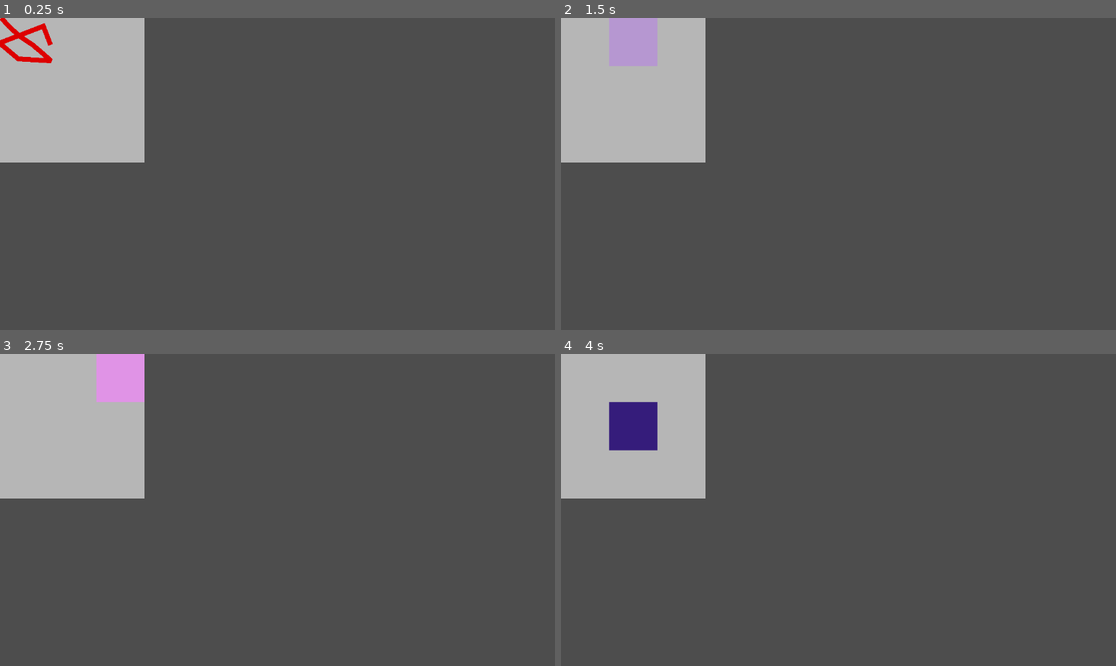
Above: before the commit, frames 1-4 (two rows, left to right).
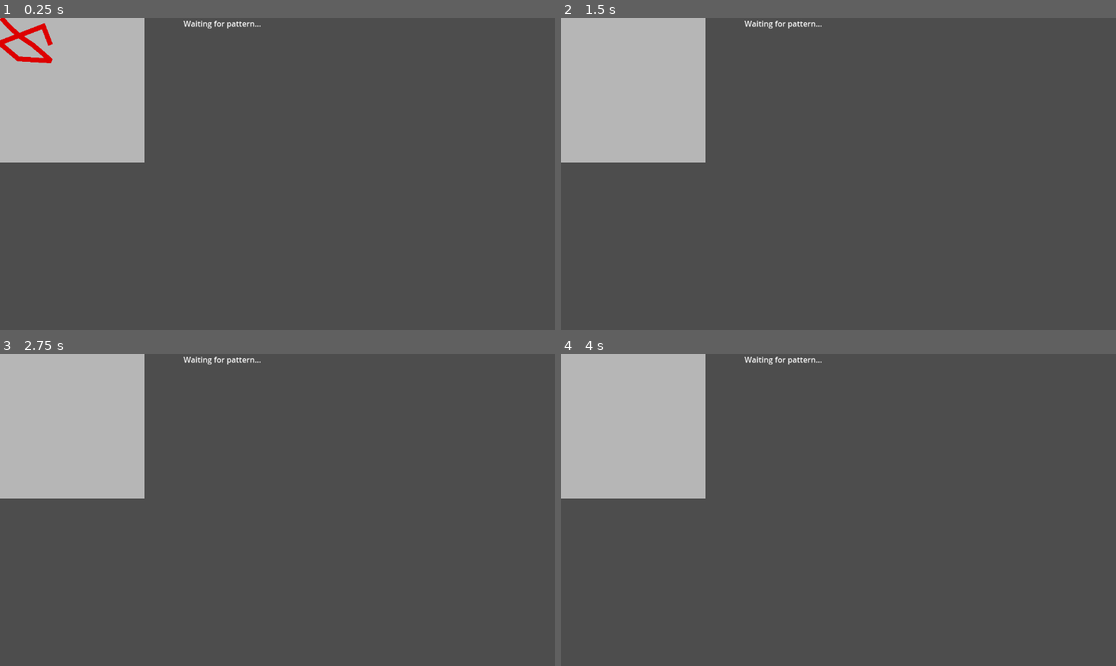
Above: after the commit, the same moments.

Repository: hhsaez/ld55
Game: Godot game, scene res://levels/duel/duel.tscn
Two runs of this game, one before a commit and one after it. Both use one fixed random seed, a clock stepped at 60 frames per second and the inputs below.
Inputs (mouse positions are in pixels of both pictures, inside the frame that each line leads up to):
- Up to frame 1 (0.25 s): no input
- Up to frame 2 (1.5 s): tap Enter at 0.5 s; move the mouse to (583, 42) at 0.52 s; click (583, 42) at 0.67 s; tap Space at 1.25 s; move the mouse to (633, 42) at 1.27 s; click (633, 42) at 1.42 s
- Up to frame 3 (2.75 s): tap Enter at 2 s; move the mouse to (122, 378) at 2.02 s; click (122, 378) at 2.17 s
- Up to frame 4 (4 s): tap Space at 2.75 s; move the mouse to (583, 425) at 2.77 s; click (583, 425) at 2.92 s; tap Enter at 3.5 s; move the mouse to (633, 425) at 3.52 s; click (633, 425) at 3.67 s

The runs differ from the first frame. In frame 1, 0.1% of the frame differs, in the area x 33-47%, y 0-4%; in frame 2, 1.5%; in frame 3, 1.5%; in frame 4, 1.5%, in the area x 8-47%, y 0-31%.

Commit message:
Positive and negative effects

Diff:
--- a/entities/grid/cell/cell.gd
+++ b/entities/grid/cell/cell.gd
@@ -1,4 +1,6 @@
 extends Node2D
+
+@export var debug = false
 
 signal hovered(which: Node2D)
 
@@ -21,7 +23,7 @@
 	color_rect.visible = false
 
 func _process(delta):
-	color_rect.visible = is_mouse_hovering
+	color_rect.visible = debug and is_mouse_hovering
 	if is_mouse_hovering and Input.is_mouse_button_pressed(MOUSE_BUTTON_LEFT):
 		hovered.emit(self)
 
--- a/entities/grid/grid.tscn
+++ b/entities/grid/grid.tscn
@@ -12,38 +12,38 @@
 mouse_filter = 2
 color = Color(0.713726, 0.713726, 0.713726, 1)
 
-[node name="Cell1" parent="." instance=ExtResource("1_b3oe1")]
+[node name="A" parent="." instance=ExtResource("1_b3oe1")]
 
-[node name="Cell2" parent="." instance=ExtResource("1_b3oe1")]
+[node name="B" parent="." instance=ExtResource("1_b3oe1")]
 position = Vector2(100, 0)
 
-[node name="Cell3" parent="." instance=ExtResource("1_b3oe1")]
+[node name="C" parent="." instance=ExtResource("1_b3oe1")]
 position = Vector2(200, 0)
 
-[node name="Cell4" parent="." instance=ExtResource("1_b3oe1")]
+[node name="D" parent="." instance=ExtResource("1_b3oe1")]
 position = Vector2(0, 100)
 
-[node name="Cell5" parent="." instance=ExtResource("1_b3oe1")]
+[node name="E" parent="." instance=ExtResource("1_b3oe1")]
 position = Vector2(100, 100)
 
-[node name="Cell6" parent="." instance=ExtResource("1_b3oe1")]
+[node name="F" parent="." instance=ExtResource("1_b3oe1")]
 position = Vector2(200, 100)
 
-[node name="Cell7" parent="." instance=ExtResource("1_b3oe1")]
+[node name="G" parent="." instance=ExtResource("1_b3oe1")]
 position = Vector2(0, 200)
 
-[node name="Cell8" parent="." instance=ExtResource("1_b3oe1")]
+[node name="H" parent="." instance=ExtResource("1_b3oe1")]
 position = Vector2(100, 200)
 
-[node name="Cell9" parent="." instance=ExtResource("1_b3oe1")]
+[node name="I" parent="." instance=ExtResource("1_b3oe1")]
 position = Vector2(200, 200)
 
-[connection signal="hovered" from="Cell1" to="." method="_on_cell_hovered"]
-[connection signal="hovered" from="Cell2" to="." method="_on_cell_hovered"]
-[connection signal="hovered" from="Cell3" to="." method="_on_cell_hovered"]
-[connection signal="hovered" from="Cell4" to="." method="_on_cell_hovered"]
-[connection signal="hovered" from="Cell5" to="." method="_on_cell_hovered"]
-[connection signal="hovered" from="Cell6" to="." method="_on_cell_hovered"]
-[connection signal="hovered" from="Cell7" to="." method="_on_cell_hovered"]
-[connection signal="hovered" from="Cell8" to="." method="_on_cell_hovered"]
-[connection signal="hovered" from="Cell9" to="." method="_on_cell_hovered"]
+[connection signal="hovered" from="A" to="." method="_on_cell_hovered"]
+[connection signal="hovered" from="B" to="." method="_on_cell_hovered"]
+[connection signal="hovered" from="C" to="." method="_on_cell_hovered"]
+[connection signal="hovered" from="D" to="." method="_on_cell_hovered"]
+[connection signal="hovered" from="E" to="." method="_on_cell_hovered"]
+[connection signal="hovered" from="F" to="." method="_on_cell_hovered"]
+[connection signal="hovered" from="G" to="." method="_on_cell_hovered"]
+[connection signal="hovered" from="H" to="." method="_on_cell_hovered"]
+[connection signal="hovered" from="I" to="." method="_on_cell_hovered"]
--- a/levels/duel/duel.gd
+++ b/levels/duel/duel.gd
@@ -1,15 +1,55 @@
 extends Node2D
 
+@onready var debug_output = $DebugOutput
 
-# Called when the node enters the scene tree for the first time.
-func _ready():
-	pass # Replace with function body.
-
-
-# Called every frame. 'delta' is the elapsed time since the previous frame.
-func _process(delta):
-	pass
-
+var effects_dict = {
+	"A": {
+		"positive": "Cast a bolt that deals moderate damage to the opponent.",
+		"negative": "Accidentally shock yourself, dealing slight damage.",
+	},
+	"B": {
+		"positive": "Create a shield that absorbs a portion of incoming damage on the next turn.",
+		"negative": "Weaken your defenses, increasing damage taken on the next turn.",
+	},
+	"C": {
+		"positive": "Reflect a small percentage of damage back to the opponent for one turn.",
+		"negative": "Reflect a small percentage of healing towards the opponent for one turn.",
+	},
+	"D": {
+		"positive": "Heal yourself for a moderate amount.",
+		"negative": "Accidentally heal the opponent for a smaller amount.",
+	},
+	"E": {
+		"positive": "Enhance your next spell's damage.",
+		"negative": "The next attack against you deals more damage (backfire effect).",
+	},
+	"F": {
+		"positive": "Reduce the damage of the next attack against you (temporary resistance).",
+		"negative": "Increase the damage of the next attack against you (vulnerability).",
+	},
+	"G": {
+		"positive": "Inflict a mild continuous damage on the opponent over three turns (poison).",
+		"negative": "Suffer mild continuous damage yourself over three turns.",
+	},
+	"H": {
+		"positive": "Cast a burst that deals immediate moderate damage to the opponent.",
+		"negative": "Suffer immediate slight damage yourself.",
+	},
+	"I": {
+		"positive": "Temporarily increase the damage of your spells for a short duration.",
+		"negative": "Temporarily decrease the effectiveness of your healing spells.",
+	},
+}
 
 func _on_grid_cells_selected(cells):
-	print("grid cells:", cells)
+	var pattern = ",".join(cells)
+	var effects = []
+	var is_positive = true
+	for cell_name in cells:
+		if is_positive:
+			effects.append(effects_dict[cell_name]["positive"])
+		else:
+			effects.append(effects_dict[cell_name]["negative"])
+		is_positive = not is_positive
+	effects = "\n".join(effects)
+	debug_output.text = pattern + "\n" + effects
--- a/levels/duel/duel.tscn
+++ b/levels/duel/duel.tscn
@@ -11,4 +11,10 @@
 
 [node name="Node2D" parent="." instance=ExtResource("3_0pnma")]
 
+[node name="DebugOutput" type="Label" parent="."]
+offset_left = 381.0
+offset_right = 1151.0
+offset_bottom = 649.0
+text = "Waiting for pattern..."
+
 [connection signal="cells_selected" from="Grid" to="." method="_on_grid_cells_selected"]
